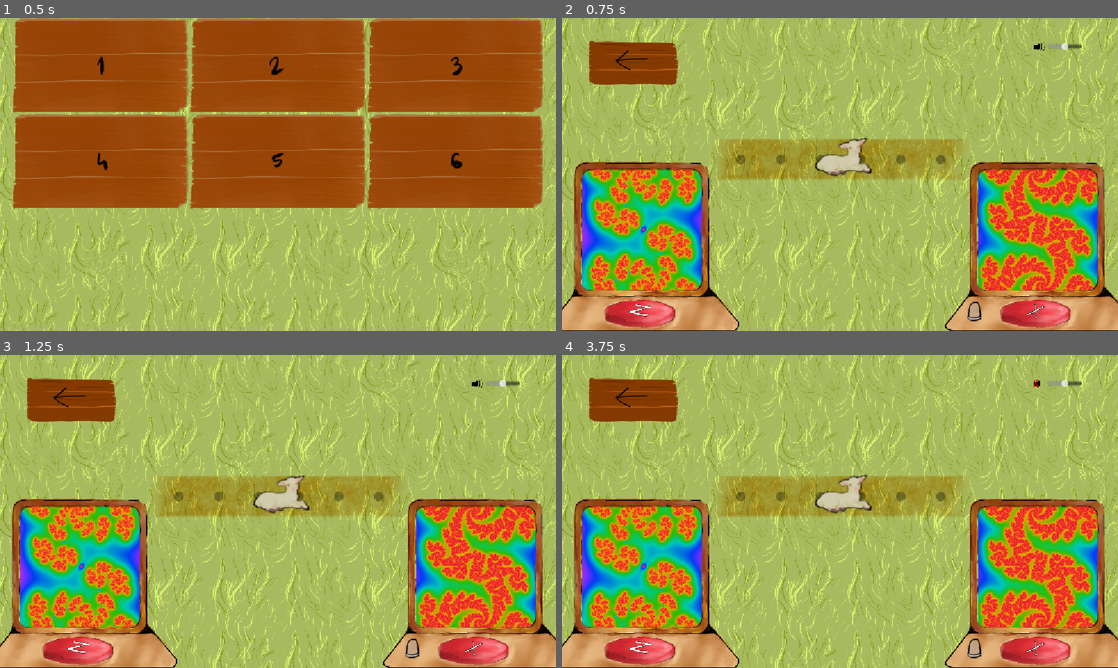
Above: before the commit, frames 1-4 (two rows, left to right).
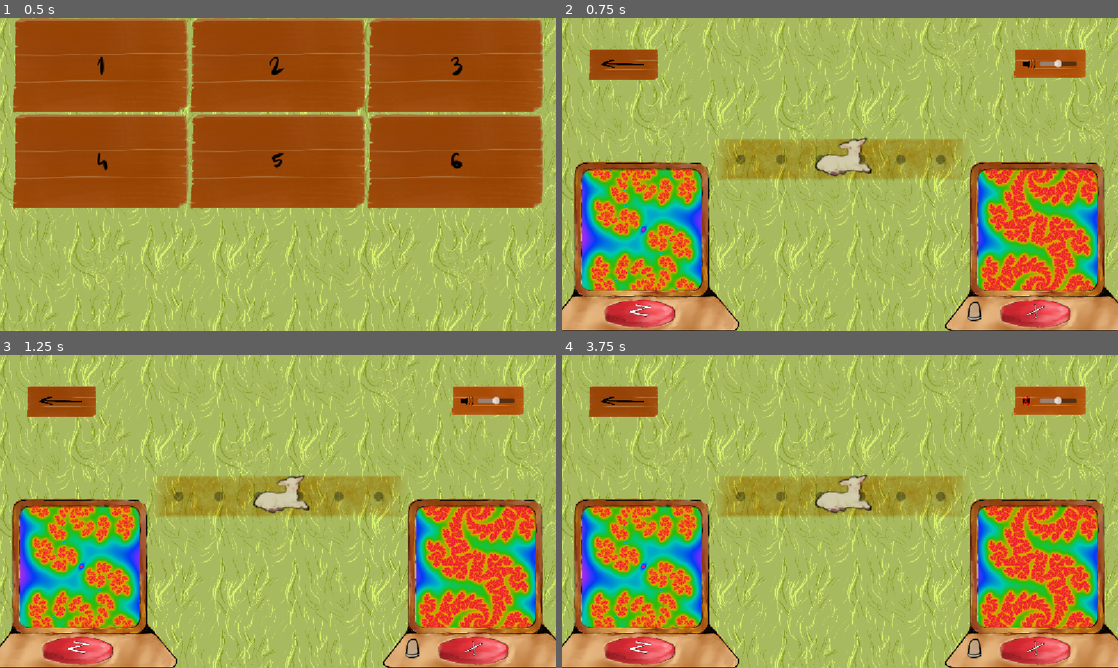
Above: after the commit, the same moments.

Repository: Wallted/ldjam-59
Game: Godot game, scene res://main.tscn
The game is run twice, just before and just after one commit, with the same random seed, the same clock (stepped at 60 frames per second) and the same inputs. The engine's default icon, where the game draws it, is replaced by a stand-in: a white triangle on a blue panel in a dark square.
Inputs (mouse positions are in pixels of both pictures, inside the frame that each line leads up to; where the layout moved, square brackets give the same spot in the first picture):
- Up to frame 1 (0.5 s): no input
- Up to frame 2 (0.75 s): click "1" at 0.5 s
- Up to frame 3 (1.25 s): no input
- Up to frame 4 (3.75 s): click (840, 495) at 1.25 s; click (840, 495) at 2 s; click (840, 495) at 2.75 s; click (1029, 401) [1040, 383] at 3.5 s

Frame 1 is identical in both runs. In frame 2, 2.7% of the frame differs, in the area x 4-95%, y 7-22%; in frame 3, 2.7%; in frame 4, 2.7%.

Commit message:
update sprites

Diff:
--- /dev/null
+++ b/assets/backboard_normal.tres
@@ -0,0 +1,4 @@
+[gd_resource type="CompressedTexture2D" format=3 uid="uid://bdfuhihxqbn1k"]
+
+[resource]
+load_path = "res://.godot/imported/board.png-e85965e742429a2317ea878bbbe6fb80.ctex"
--- a/assets/level_button.tres
+++ b/assets/level_button.tres
@@ -1,6 +1,6 @@
 [gd_resource type="StyleBoxTexture" format=3 uid="uid://d1gngm1geoatt"]
 
-[ext_resource type="Texture2D" uid="uid://n17fjm16wy2k" path="res://assets/level_button_bg.png" id="1_ttg5h"]
+[ext_resource type="Texture2D" uid="uid://n17fjm16wy2k" path="res://assets/board.png" id="1_ttg5h"]
 
 [resource]
 texture = ExtResource("1_ttg5h")
--- a/assets/level_button_highlight.tres
+++ b/assets/level_button_highlight.tres
@@ -1,6 +1,6 @@
 [gd_resource type="StyleBoxTexture" format=3 uid="uid://cajbj8jru1phd"]
 
-[ext_resource type="Texture2D" uid="uid://n17fjm16wy2k" path="res://assets/level_button_bg.png" id="1_xg1fk"]
+[ext_resource type="Texture2D" uid="uid://n17fjm16wy2k" path="res://assets/board.png" id="1_xg1fk"]
 
 [resource]
 texture = ExtResource("1_xg1fk")
--- a/back_button.gd
+++ b/back_button.gd
@@ -1,2 +1,2 @@
 class_name BackButton
-extends TextureButton
+extends Button
--- a/game.tscn
+++ b/game.tscn
@@ -6,8 +6,10 @@
 [ext_resource type="PackedScene" uid="uid://rtb0cvf0pxp1" path="res://audio.tscn" id="4_fc0e3"]
 [ext_resource type="Shader" uid="uid://b2i0ttumm0jwq" path="res://fractal.gdshader" id="4_ryrav"]
 [ext_resource type="PackedScene" uid="uid://br7df35ubqh7p" path="res://volume_control.tscn" id="6_ryrav"]
-[ext_resource type="Texture2D" uid="uid://krom6crxr00m" path="res://assets/back.png" id="7_eow3j"]
+[ext_resource type="StyleBox" uid="uid://d1gngm1geoatt" path="res://assets/level_button.tres" id="7_iotsf"]
 [ext_resource type="Script" uid="uid://d1loq2yrelpv0" path="res://back_button.gd" id="8_j5wjh"]
+[ext_resource type="StyleBox" uid="uid://cajbj8jru1phd" path="res://assets/level_button_highlight.tres" id="8_lc2xo"]
+[ext_resource type="Texture2D" uid="uid://boo2bu6isaw1a" path="res://assets/arrow.png" id="9_iotsf"]
 [ext_resource type="PackedScene" uid="uid://ckyt7nool2jwj" path="res://led.tscn" id="11_dupa1"]
 [ext_resource type="Texture2D" uid="uid://dmmrb272adx8f" path="res://assets/diode.png" id="12_dupa2"]
 
@@ -77,18 +79,37 @@
 [node name="Audio" parent="." unique_id=245871639 instance=ExtResource("4_fc0e3")]
 
 [node name="VolumeControl" parent="." unique_id=711890124 instance=ExtResource("6_ryrav")]
-position = Vector2(971, 41)
+position = Vector2(936.63, 64)
+scale = Vector2(1.1, 1.1)
 
-[node name="BackButton" type="TextureButton" parent="." unique_id=447052563]
+[node name="BackButton" type="Button" parent="." unique_id=347298129]
 layout_mode = 0
-offset_left = 55.0
-offset_top = 47.0
-offset_right = 240.0
-offset_bottom = 139.0
+offset_left = 56.0
+offset_top = 64.0
+offset_right = 200.0
+offset_bottom = 128.0
 focus_mode = 0
-texture_normal = ExtResource("7_eow3j")
-stretch_mode = 0
+theme_override_styles/normal = ExtResource("7_iotsf")
+theme_override_styles/hover = ExtResource("8_lc2xo")
 script = ExtResource("8_j5wjh")
+
+[node name="TextureRect" type="TextureRect" parent="BackButton" unique_id=591504449]
+layout_mode = 1
+anchors_preset = 8
+anchor_left = 0.5
+anchor_top = 0.5
+anchor_right = 0.5
+anchor_bottom = 0.5
+offset_left = -66.0
+offset_top = -33.0
+offset_right = 66.0
+offset_bottom = 33.0
+grow_horizontal = 2
+grow_vertical = 2
+texture = ExtResource("9_iotsf")
+expand_mode = 1
+flip_h = true
+metadata/_edit_group_ = true
 
 [node name="Led" parent="." unique_id=1528761497 instance=ExtResource("11_dupa1")]
 layout_mode = 0
--- a/volume_control.tscn
+++ b/volume_control.tscn
@@ -2,21 +2,35 @@
 
 [ext_resource type="Script" uid="uid://dakb5vyt6a7g8" path="res://volume_control.gd" id="1_lv6wy"]
 [ext_resource type="Texture2D" uid="uid://bnlebu6wxjql" path="res://assets/speaker.png" id="2_dfm0f"]
+[ext_resource type="Texture2D" uid="uid://n17fjm16wy2k" path="res://assets/board.png" id="2_g663n"]
 
 [node name="VolumeControl" type="Node2D" unique_id=711890124]
 script = ExtResource("1_lv6wy")
 
+[node name="Backboard" type="TextureRect" parent="." unique_id=416727389]
+offset_left = -6.0
+offset_top = -1.0
+offset_right = 141.0
+offset_bottom = 59.0
+texture = ExtResource("2_g663n")
+expand_mode = 1
+metadata/_edit_use_anchors_ = true
+
 [node name="MuteButton" type="TextureButton" parent="." unique_id=1140061242]
-offset_right = 36.0
-offset_bottom = 36.0
+offset_left = 11.0
+offset_top = 10.0
+offset_right = 47.0
+offset_bottom = 46.0
 focus_mode = 0
 texture_normal = ExtResource("2_dfm0f")
 ignore_texture_size = true
 stretch_mode = 0
+metadata/_edit_use_anchors_ = true
 
 [node name="VolumeSlider" type="HSlider" parent="." unique_id=394334118]
-offset_left = 36.0
-offset_top = 6.0
-offset_right = 106.3125
-offset_bottom = 31.0
+offset_left = 48.0
+offset_top = 16.0
+offset_right = 118.3125
+offset_bottom = 41.0
 focus_mode = 0
+metadata/_edit_use_anchors_ = true
Binary file added: assets/arrow.png
Not shown, changed: assets/arrow.png.import
Renamed: assets/level_button_bg.png -> assets/board.png
Not shown, added: assets/board.png.import
